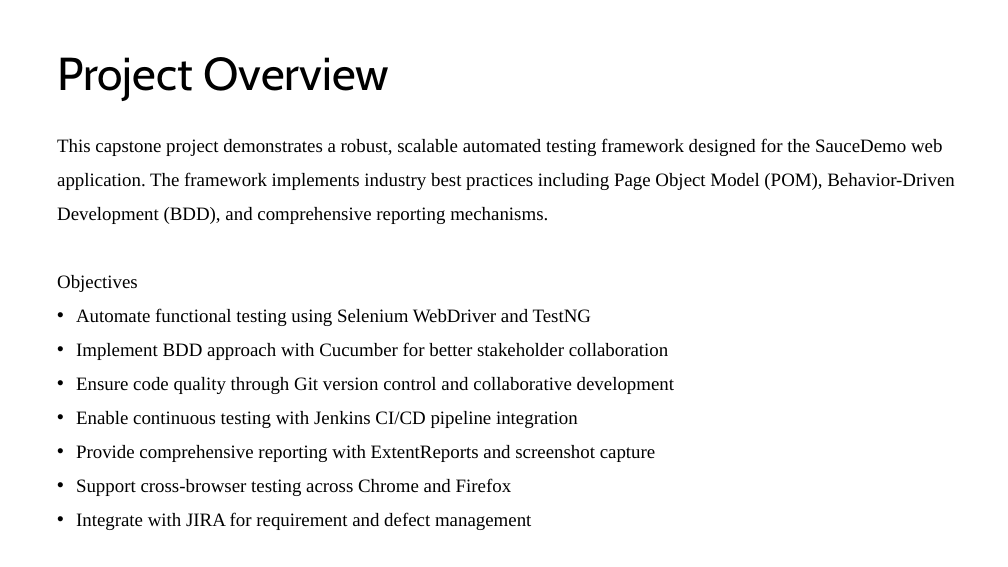
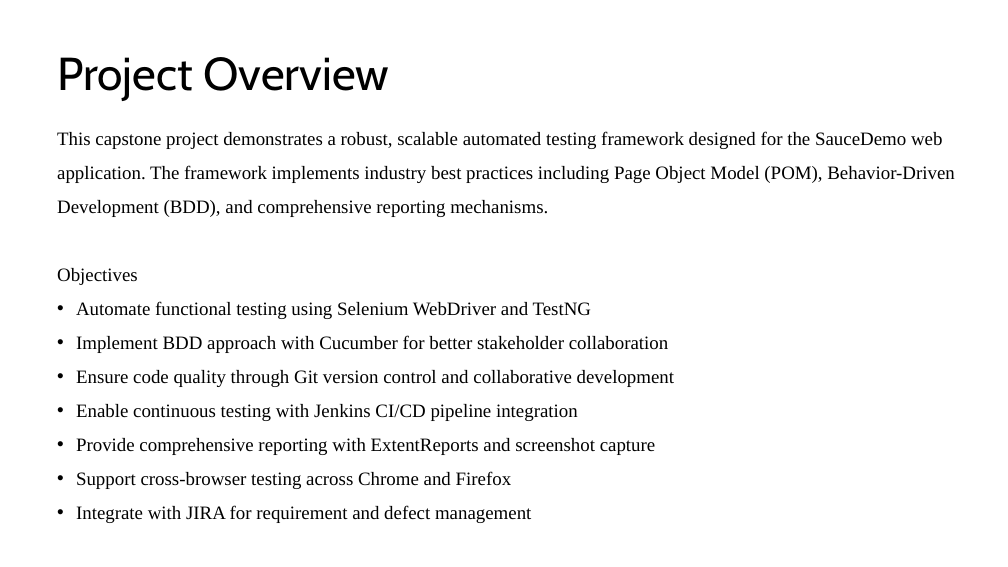
Before and after one commit to sahuljr7/Capstone-Project, a slide deck: slide 3 of PPT.pptx. Drawn at 1008x567 pixels with LibreOffice and Linux fonts; fonts in the diff are those of the drawing. Boxes give left, top, right and bottom in pixels: in the first picture for what was removed or moved away, otherwise in the second. Text is boxed around its words. In the diff, an @@ line names an element or a change of style, - is before the commit and + after.

```diff
--- a/PPT.pptx
+++ b/PPT.pptx
@@ text "This capstone project demonstrates a ...": place and size @@
-text "This capstone project demonstrates a ..." at [57,138,955,530]
+text "This capstone project demonstrates a ..." at [57,131,955,523]
```
Also in this commit, not shown: 1 other file.
